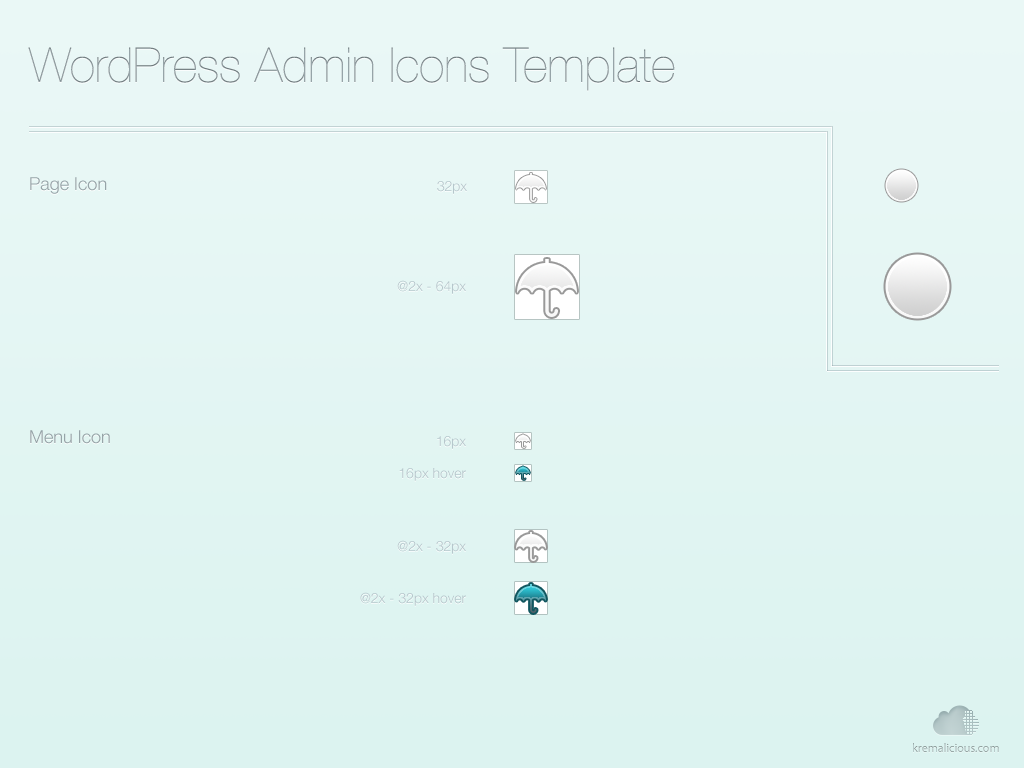
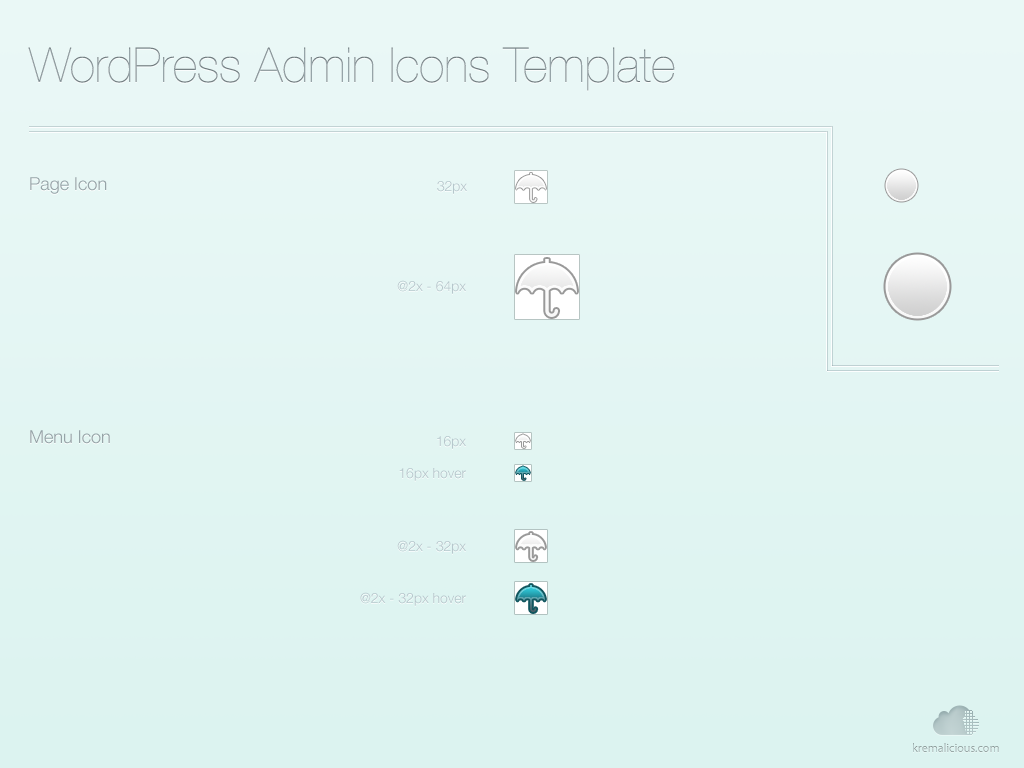
Revision of a layered 1024 x 768 image; what changed, layer by layer:
painted on "Menu Icon @2x" over 516, 532, 546, 561
painted on "Menu Icon :hover @2x" over 516, 584, 546, 613
